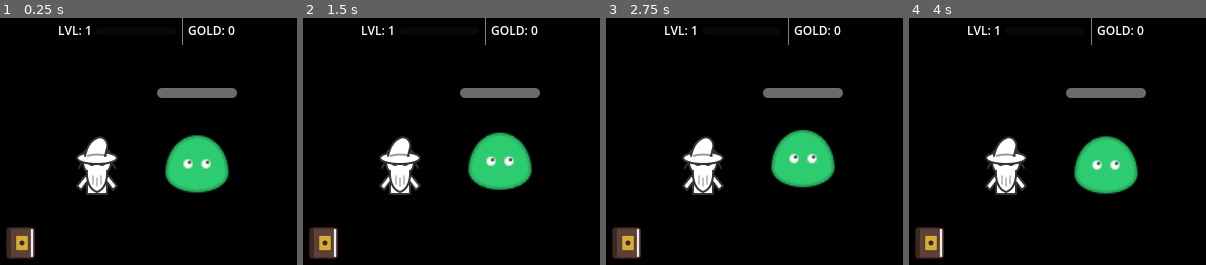
Above: before the commit, frames 1-4 (left to right).
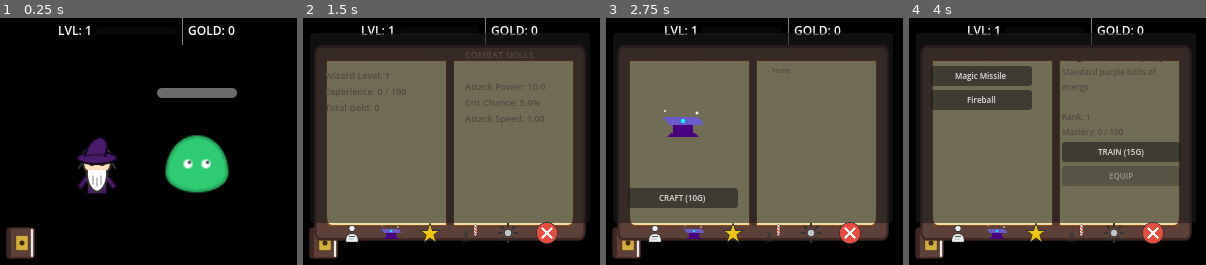
Above: after the commit, the same moments.

Repository: dgcarlucci/cast-lock
Game: Godot game, scene res://scenes/Main.tscn
Same seed, same stepped clock (60 frames per second), same inputs: the game is played once before the commit and once after it.
Inputs (mouse positions are in pixels of both pictures, inside the frame that each line leads up to):
- Up to frame 1 (0.25 s): no input
- Up to frame 2 (1.5 s): click (323, 242) at 0.5 s; click (350, 232) at 1.27 s
- Up to frame 3 (2.75 s): click (695, 232) at 2.02 s
- Up to frame 4 (4 s): click (986, 198) at 2.75 s, where only the run after the commit has a clickable "CRAFT (10G)"; click (1036, 232) at 3.52 s

The runs differ from the first frame. In frame 1, 1.6% of the frame differs, in the area x 25-40%, y 47-72%; in frame 2, 72%, in the area x 3-96%, y 6-92%; in frame 3, 71%; in frame 4, 72%.
Error before the commit: Parse Error: Identifier "SpellManager" not declared in the current scope. (res://scripts/Wizard.gd:65)

Commit message:
feat: spell-specific casting animations and project autoload configuration

Diff:
--- a/project.godot
+++ b/project.godot
@@ -19,6 +19,7 @@
 
 SaveManager="*res://scripts/SaveManager.gd"
 StatsManager="*res://scripts/StatsManager.gd"
+SpellManager="*res://scripts/SpellManager.gd"
 
 [display]
 
--- a/scripts/Wizard.gd
+++ b/scripts/Wizard.gd
@@ -52,39 +52,82 @@
 		return
 
 	current_state = State.CAST
+	var spell_id = StatsManager.stats.active_spell_id
 
+	if spell_id == "magic_missile":
+		_animate_magic_missile(callback)
+	elif spell_id == "fireball":
+		_animate_fireball(callback)
+	else:
+		# Fallback
+		_animate_generic_spell(callback)
+
+func _animate_magic_missile(callback: Callable):
 	var tween = get_tree().create_tween()
-
-	# Squish and stretch for "cuteness"
-	tween.tween_property(layers, "scale", Vector2(1.2, 0.8), 0.1)
-	tween.parallel().tween_property(layers, "position", Vector2(0, 5), 0.1)
-
-	# Spawn Spell Visual
-	var spell_sprite = Sprite2D.new()
-	var spell_id = StatsManager.stats.active_spell_id
-	spell_sprite.texture = load(SpellManager.get_spell_visual_path(spell_id))
-	spell_sprite.scale = Vector2(0.5, 0.5)
-	spell_sprite.position = layers.position + Vector2(20, -30)
-	add_child(spell_sprite)
-
-	tween.tween_property(layers, "scale", Vector2(0.8, 1.2), 0.1)
-	tween.parallel().tween_property(layers, "position", Vector2(0, -20), 0.1)
-
-	# Launch spell towards enemy position (approx 100px right)
-	var spell_tween = get_tree().create_tween()
-	spell_tween.tween_property(spell_sprite, "position", spell_sprite.position + Vector2(100, 0), 0.2)
-	spell_tween.parallel().tween_property(spell_sprite, "scale", Vector2(1.0, 1.0), 0.2)
-	spell_tween.tween_callback(spell_sprite.queue_free)
+	# Multi-shot feel
+	for i in range(3):
+		tween.tween_property(layers, "position", Vector2(5, 0), 0.05)
+		tween.tween_callback(func(): _spawn_projectile(Vector2(20, -30), 0.15))
+		tween.tween_property(layers, "position", Vector2(0, 0), 0.05)
+		tween.tween_interval(0.05)
 
 	tween.tween_callback(func():
 		current_state = State.RECOVER
 		callback.call()
 	)
+	tween.tween_interval(0.1)
+	tween.tween_callback(func(): current_state = State.IDLE)
 
-	# RECOVER Phase: Land and bounce
-	tween.tween_property(layers, "scale", Vector2(1.0, 1.0), 0.2).set_trans(Tween.TRANS_BOUNCE).set_ease(Tween.EASE_OUT)
-	tween.parallel().tween_property(layers, "position", Vector2(0, 0), 0.2).set_trans(Tween.TRANS_BOUNCE).set_ease(Tween.EASE_OUT)
+func _animate_fireball(callback: Callable):
+	var tween = get_tree().create_tween()
+	# Heavy charge up
+	tween.tween_property(layers, "scale", Vector2(1.3, 0.7), 0.3)
+	tween.parallel().tween_property(layers, "modulate", Color(2, 1, 1), 0.3) # Red glow
 
 	tween.tween_callback(func():
-		current_state = State.IDLE
+		_spawn_projectile(Vector2(20, -40), 0.4, 2.0, true) # Large arcing fireball
 	)
+
+	tween.tween_property(layers, "scale", Vector2(0.7, 1.3), 0.1)
+	tween.parallel().tween_property(layers, "modulate", Color.WHITE, 0.1)
+	tween.tween_property(layers, "scale", Vector2(1.0, 1.0), 0.2)
+
+	tween.tween_callback(func():
+		current_state = State.RECOVER
+		callback.call()
+	)
+	tween.tween_interval(0.3)
+	tween.tween_callback(func(): current_state = State.IDLE)
+
+func _animate_generic_spell(callback: Callable):
+	var tween = get_tree().create_tween()
+	tween.tween_property(layers, "scale", Vector2(1.2, 0.8), 0.1)
+	tween.tween_callback(func(): _spawn_projectile(Vector2(20, -30), 0.2))
+	tween.tween_property(layers, "scale", Vector2(1.0, 1.0), 0.1)
+	tween.tween_callback(func():
+		current_state = State.RECOVER
+		callback.call()
+	)
+	tween.tween_callback(func(): current_state = State.IDLE)
+
+func _spawn_projectile(start_offset: Vector2, speed: float, scale_mult: float = 1.0, arc: bool = false):
+	var spell_sprite = Sprite2D.new()
+	var spell_id = StatsManager.stats.active_spell_id
+	spell_sprite.texture = load(SpellManager.get_spell_visual_path(spell_id))
+	spell_sprite.scale = Vector2(0.5, 0.5) * scale_mult
+	spell_sprite.position = layers.position + start_offset
+	add_child(spell_sprite)
+
+	var stween = get_tree().create_tween().set_parallel(true)
+	var target_pos = spell_sprite.position + Vector2(100, 0)
+
+	if arc:
+		stween.tween_property(spell_sprite, "position:x", target_pos.x, speed)
+		var y_tween = get_tree().create_tween()
+		y_tween.tween_property(spell_sprite, "position:y", spell_sprite.position.y - 30, speed/2.0).set_trans(Tween.TRANS_QUAD).set_ease(Tween.EASE_OUT)
+		y_tween.tween_property(spell_sprite, "position:y", spell_sprite.position.y, speed/2.0).set_trans(Tween.TRANS_QUAD).set_ease(Tween.EASE_IN)
+	else:
+		stween.tween_property(spell_sprite, "position", target_pos, speed)
+
+	stween.tween_property(spell_sprite, "modulate:a", 0.0, speed).set_delay(speed * 0.8)
+	stween.chain().tween_callback(spell_sprite.queue_free)
Not shown, added: resources/player/appearance/fireball.svg.import
Not shown, added: resources/player/appearance/magic_missile.svg.import
Not shown, added: resources/ui/icons/spell_icon.svg.import
Not shown, added: scripts/SpellManager.gd.uid
